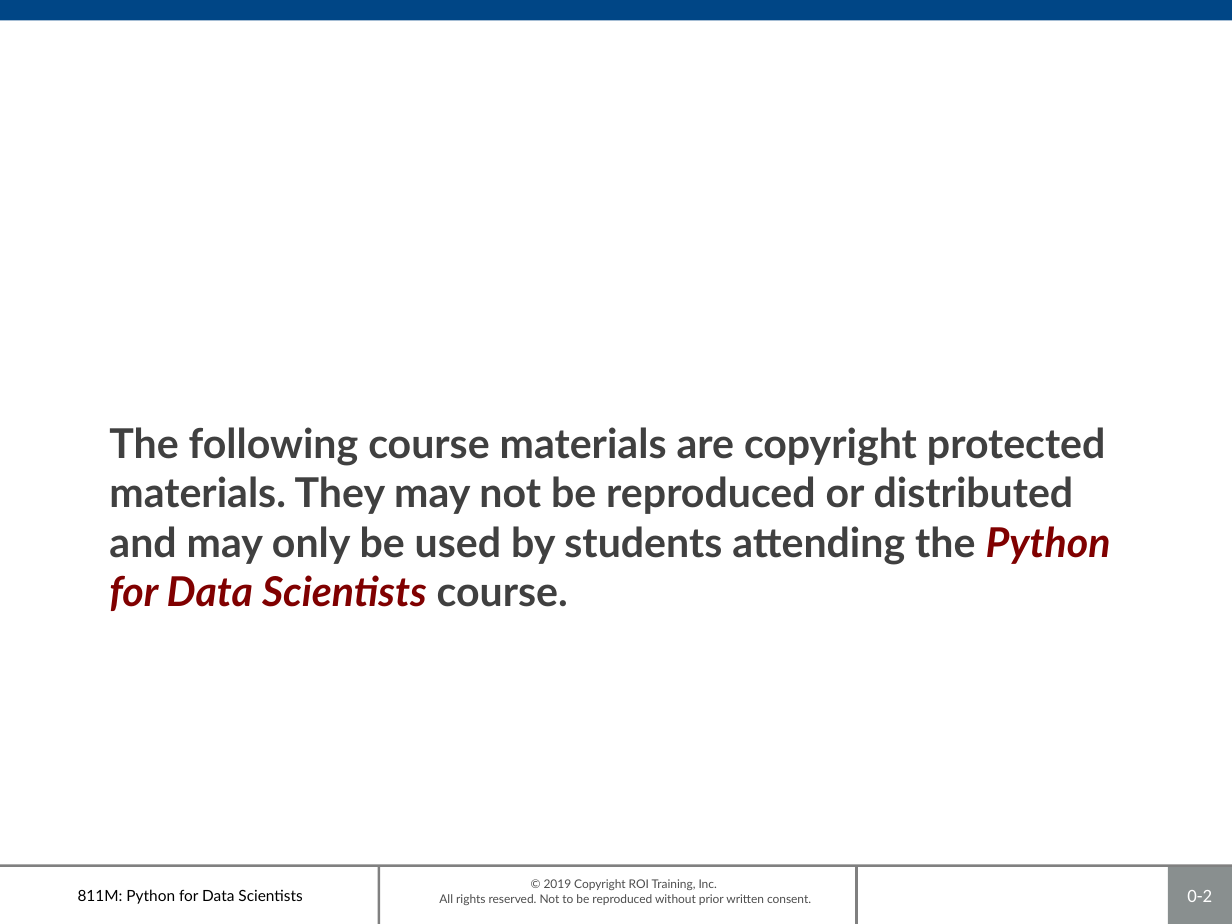
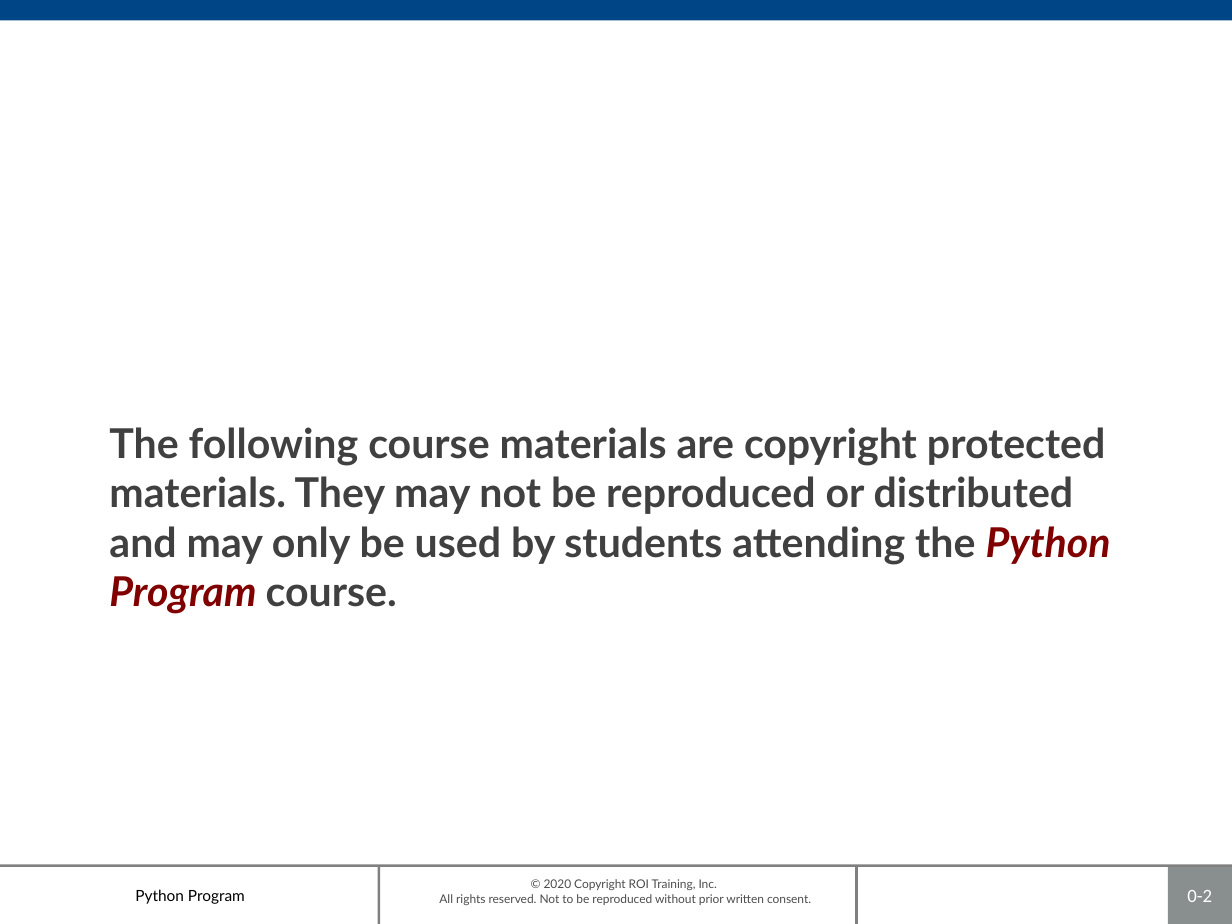
Before and after one commit to roitraining/PythonProgram, a slide deck: slide 2 of Day1-Overview/Ch00-Introduction.pptx. Drawn at 1232x924 pixels with LibreOffice and Linux fonts; fonts in the diff are those of the drawing; background and template pictures are left out. Boxes give left, top, right and bottom in pixels: in the first picture for what was removed or moved away, otherwise in the second. Text is boxed around its words. In the diff, an @@ line names an element or a change of style, - is before the commit and + after.

```diff
--- a/Day1-Overview/Ch00-Introduction.pptx
+++ b/Day1-Overview/Ch00-Introduction.pptx
@@ title at <box>109,427,1111,614</box>: text changed @@
-The following course materials are copyright protected materials. They may not be reproduced or distributed and may only be used by students attending the Python for Data Scientists course.
+The following course materials are copyright protected materials. They may not be reproduced or distributed and may only be used by students attending the Python Program course.
@@ text at <box>135,889,245,904</box>: text changed @@
-811M: Python for Data Scientists
+Python Program
@@ text at <box>439,879,811,905</box>: text changed @@
-© 2019 Copyright ROI Training, Inc.
-All rights reserved. Not to be reproduced without prior written consent.
+© 2020 Copyright ROI Training, Inc.
+All rights reserved. Not to be reproduced without prior written consent.
```
Also in this commit, not shown: 7 other slides changed, 3 other files.
